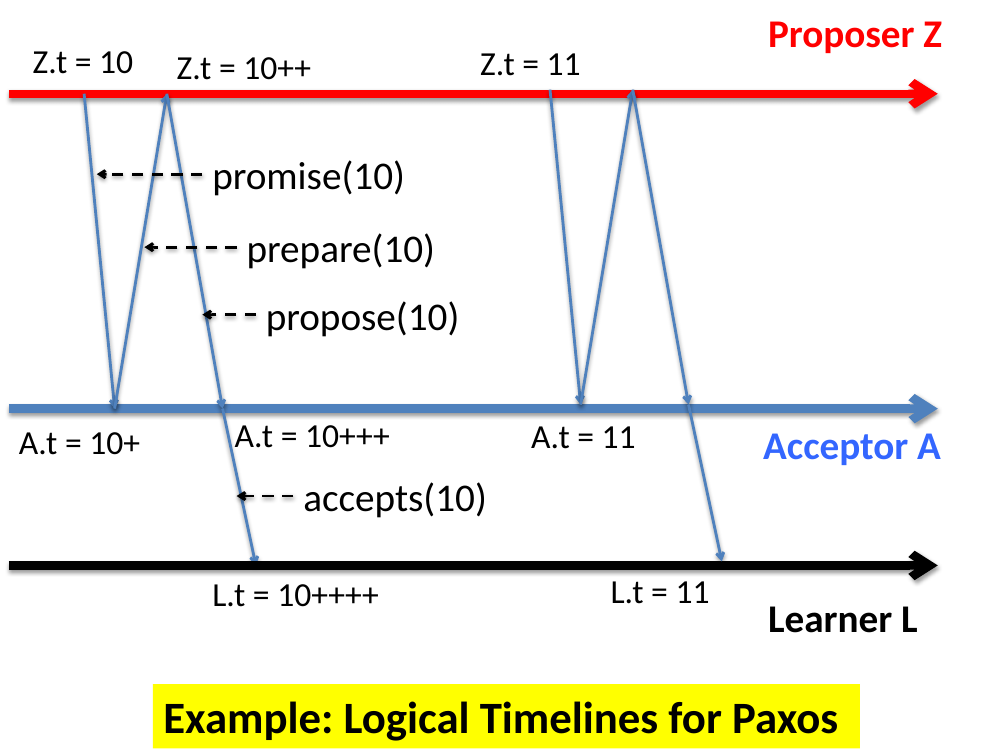
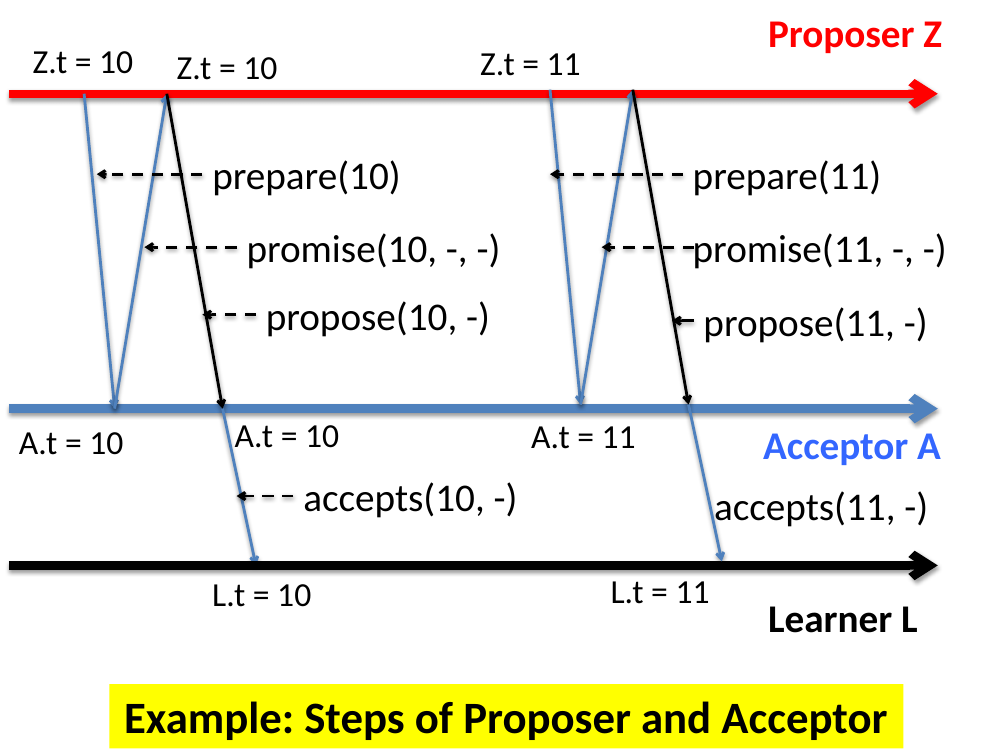
Before and after one commit to kmchandy/kmchandy.github.io, a slide deck: slide 7 of Paxos/PaxosFigures.pptx (slide 14 before the commit). Drawn at 1008x756 pixels with LibreOffice and Linux fonts; fonts in the diff are those of the drawing. Boxes give left, top, right and bottom in pixels: in the first picture for what was removed or moved away, otherwise in the second. Text is boxed around its words. In the diff, an @@ line names an element or a change of style, - is before the commit and + after.

Commit message:
Changed Paxos.

```diff
--- a/Paxos/PaxosFigures.pptx
+++ b/Paxos/PaxosFigures.pptx
@@ text at bbox=[177, 57, 277, 80]: text changed @@
-Z.t = 10++
+Z.t = 10
@@ arrow (166, 94) - (223, 408): stroke #4F81BD 2 pt to #000000 2 pt @@
@@ arrow (633, 90) - (688, 404): stroke #4F81BD 2 pt to #000000 2 pt @@
@@ text at bbox=[212, 160, 401, 196]: text changed @@
-promise(10)
+prepare(10)
@@ arrow added from (682, 174) to (550, 174), #000000 2 pt dashed @@
@@ text added at bbox=[693, 160, 882, 196], 28 pt, text #000000 @@
+prepare(11)
@@ text at bbox=[247, 233, 438, 269]: text changed @@
-prepare(10)
+promise(10, -, -)
@@ text added at bbox=[693, 233, 884, 269], 28 pt, text #000000 @@
+promise(11, -, -)
@@ arrow added from (694, 247) to (602, 247), #000000 2 pt dashed @@
@@ text at bbox=[266, 301, 457, 337]: text changed @@
-propose(10)
+propose(10, -)
@@ arrow added from (694, 321) to (672, 321), #000000 2 pt dashed @@
@@ text added at bbox=[703, 307, 894, 343], 28 pt, text #000000 @@
+propose(11, -)
@@ text at bbox=[19, 432, 123, 455]: text changed @@
-A.t = 10+
+A.t = 10
@@ text at bbox=[235, 425, 339, 448]: text changed @@
-A.t = 10+++
+A.t = 10
@@ text at bbox=[303, 482, 484, 518]: text changed @@
-accepts(10)
+accepts(10, -)
@@ text added at bbox=[714, 491, 895, 530], 28 pt, text #000000 @@
+accepts(11, -)
@@ text at bbox=[212, 584, 311, 607]: text changed @@
-L.t = 10++++
+L.t = 10
@@ rectangle "Example: Steps of Proposer and ...": place and size @@
-rectangle "Example: Steps of Proposer and ..." at bbox=[153, 684, 860, 749]
+rectangle "Example: Steps of Proposer and ..." at bbox=[109, 684, 903, 749]
@@ text in rectangle at bbox=[124, 701, 887, 740]: text changed @@
-Example: Logical Timelines for Paxos
+Example: Steps of Proposer and Acceptor
```
Also in this commit, not shown: 4 other slides changed, 1 slide added, 9 slides removed, 22 other files.
